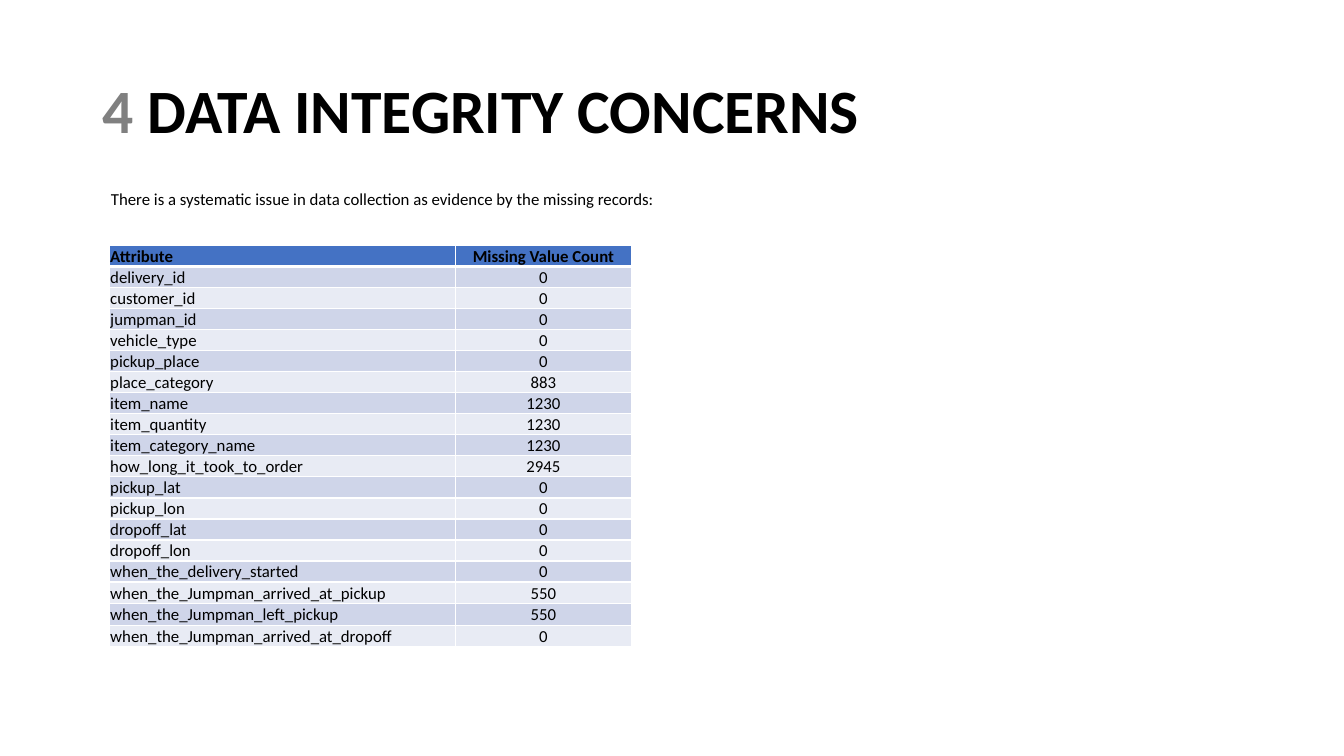
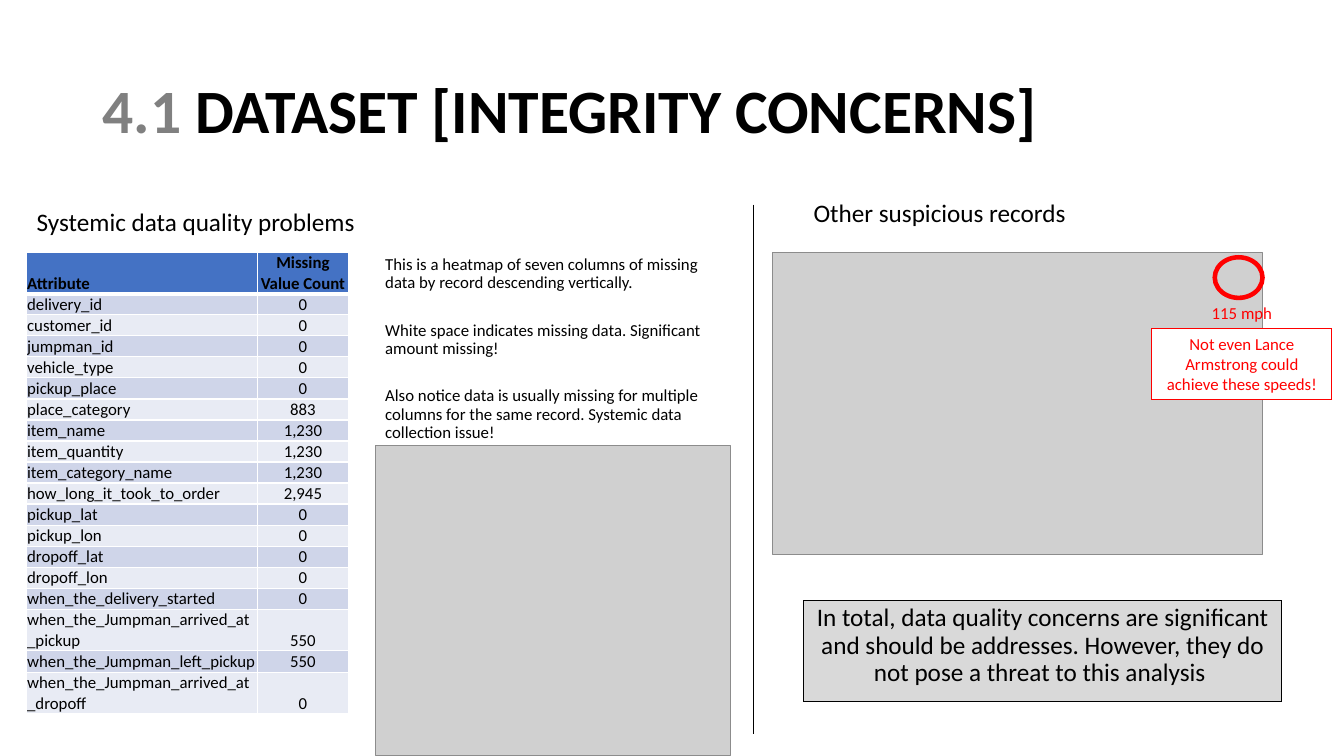
Before and after one commit to sstarkjr/PM_MarketAnalysis, a slide deck: slide 11 of Stephen_Stark_Analysis.pptx. Drawn at 1344x756 pixels with LibreOffice and Linux fonts; fonts in the diff are those of the drawing; grey boxes stand for pictures. Boxes give left, top, right and bottom in pixels: in the first picture for what was removed or moved away, otherwise in the second. Text is boxed around its words. In the diff, an @@ line names an element or a change of style, - is before the commit and + after.

```diff
--- a/Stephen_Stark_Analysis.pptx
+++ b/Stephen_Stark_Analysis.pptx
@@ title at [102, 88, 1036, 142]: text changed @@
-4 DATA INTEGRITY CONCERNS
+4.1 DATASET [INTEGRITY CONCERNS]
@@ line added from (754, 205) to (754, 734), #000000 0.5 pt @@
@@ text added at [814, 204, 1065, 226], 18 pt, text #000000 @@
+Other suspicious records
@@ text at [37, 213, 354, 235]: text changed; size 12 to 18 pt @@
-There is a systematic issue in data collection as evidence by the missing records:
+Systemic data quality problems
@@ table at [26, 252, 348, 716] @@
-row 8, column 2: 1230
+row 8, column 2: 1,230
-row 9, column 2: 1230
+row 9, column 2: 1,230
-row 10, column 2: 1230
+row 10, column 2: 1,230
-row 11, column 2: 2945
+row 11, column 2: 2,945
@@ table: place and size @@
-table at [110, 246, 632, 649]
+table at [26, 252, 348, 716]
@@ text added at [385, 258, 700, 438], 12 pt, text #000000 @@
+This is a heatmap of seven columns of missing data by record descending vertically.
+White space indicates missing data. Significant amount missing!
+Also notice data is usually missing for multiple columns for the same record. Systemic data collection issue!
@@ group added at [773, 252, 1333, 555]: 1 picture, 1 ellipse, 1 text, 1 rectangle @@
+115 mph
+Not even Lance Armstrong could achieve these speeds!
@@ picture added at [375, 446, 730, 755] @@
@@ rectangle added at [804, 600, 1282, 702], fill #D9D9D9, outline #000000 0.75 pt, 18 pt, text #000000 @@
+In total, data quality concerns are significant and should be addresses. However, they do not pose a threat to this analysis
```
Also in this commit, not shown: 11 other slides changed, 2 slides added, 1 slide removed, 3 other files.
